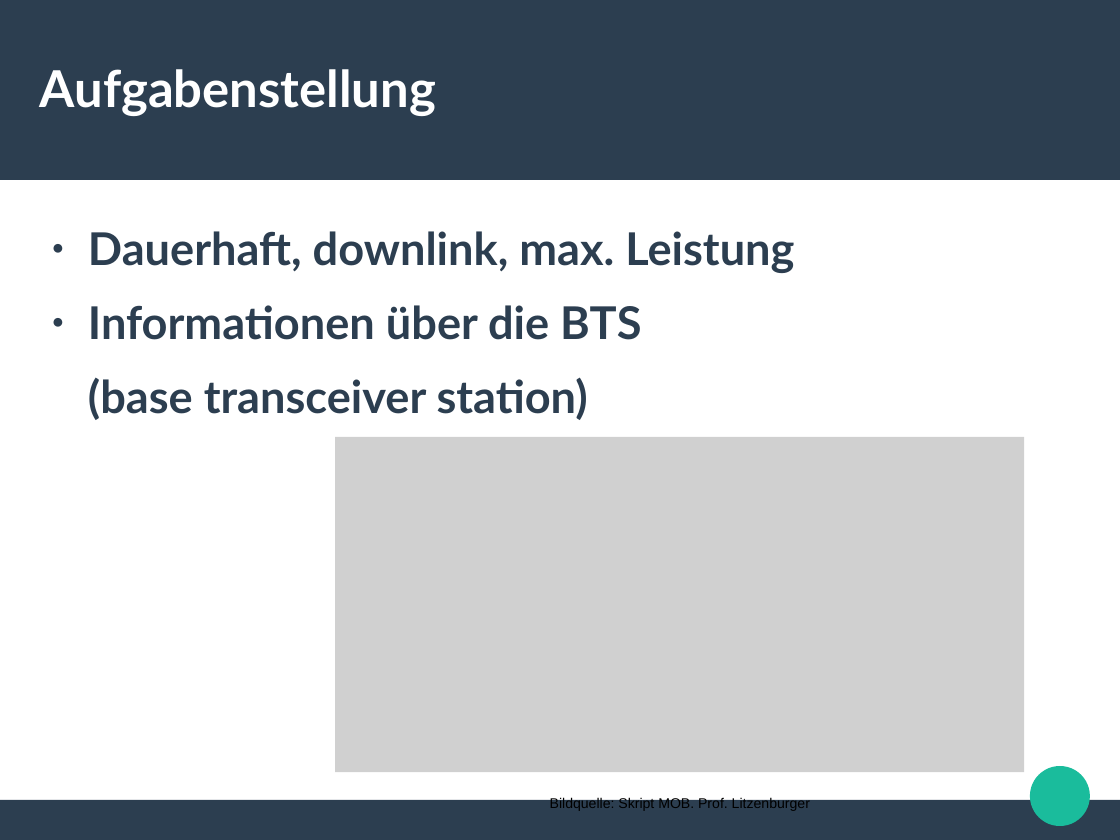
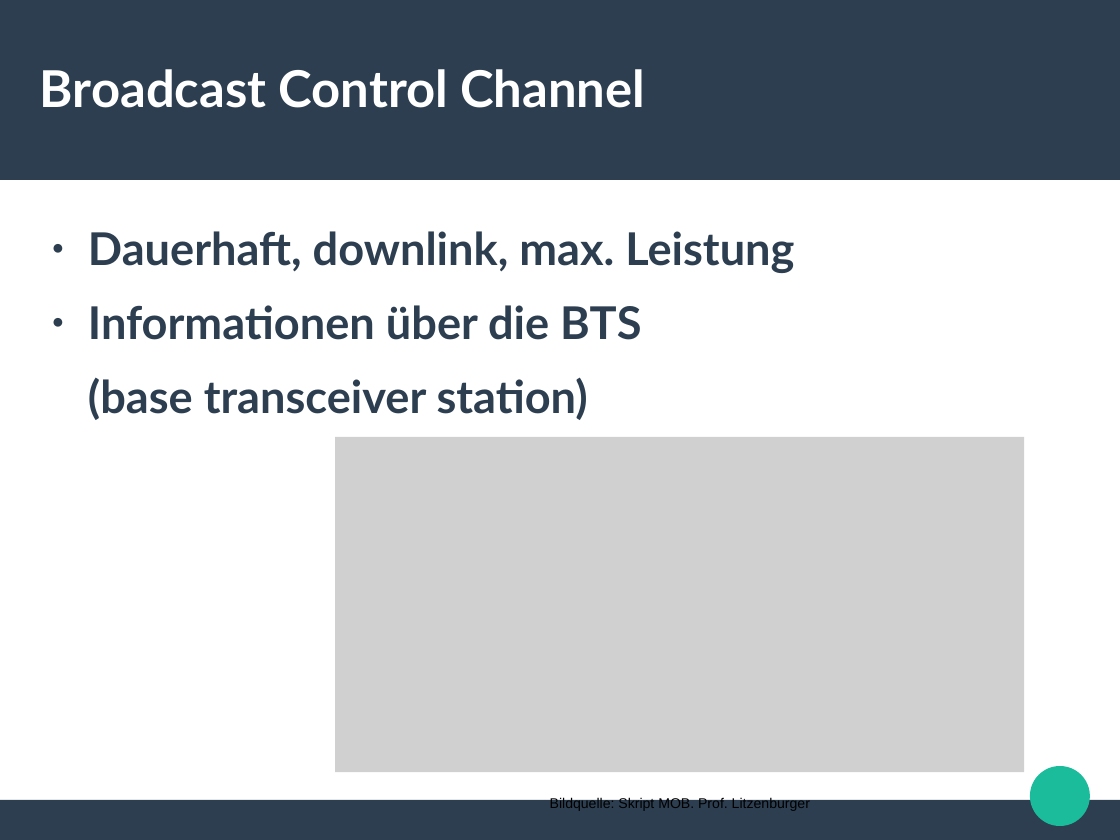
Before and after one commit to ookk2011/GrGsm-Gui, a slide deck: slide 4 of Präsentation_Projektarbeit.odp. Drawn at 1120x840 pixels with LibreOffice and Linux fonts; fonts in the diff are those of the drawing; grey boxes stand for pictures. Boxes give left, top, right and bottom in pixels: in the first picture for what was removed or moved away, otherwise in the second. Text is boxed around its words. In the diff, an @@ line names an element or a change of style, - is before the commit and + after.

```diff
--- a/Präsentation_Projektarbeit.odp
+++ b/Präsentation_Projektarbeit.odp
@@ title at <box>40,69,645,108</box>: text changed @@
-Aufgabenstellung
+Broadcast Control Channel
```
Also in this commit, not shown: 2 slides added.
